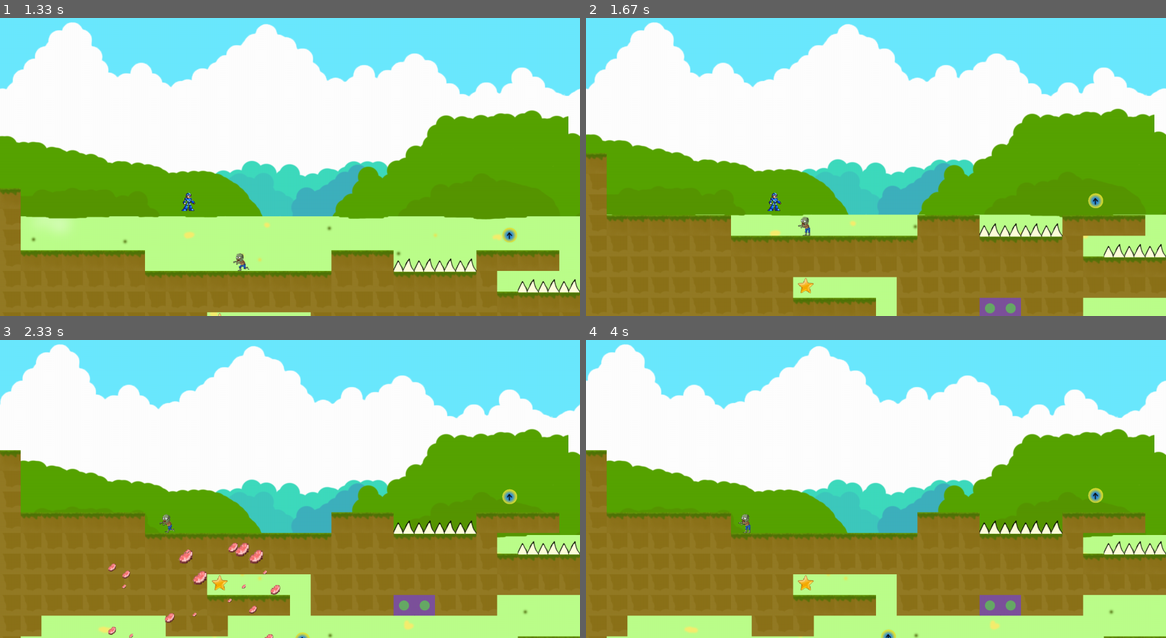
Above: before the commit, frames 1-4 (two rows, left to right).
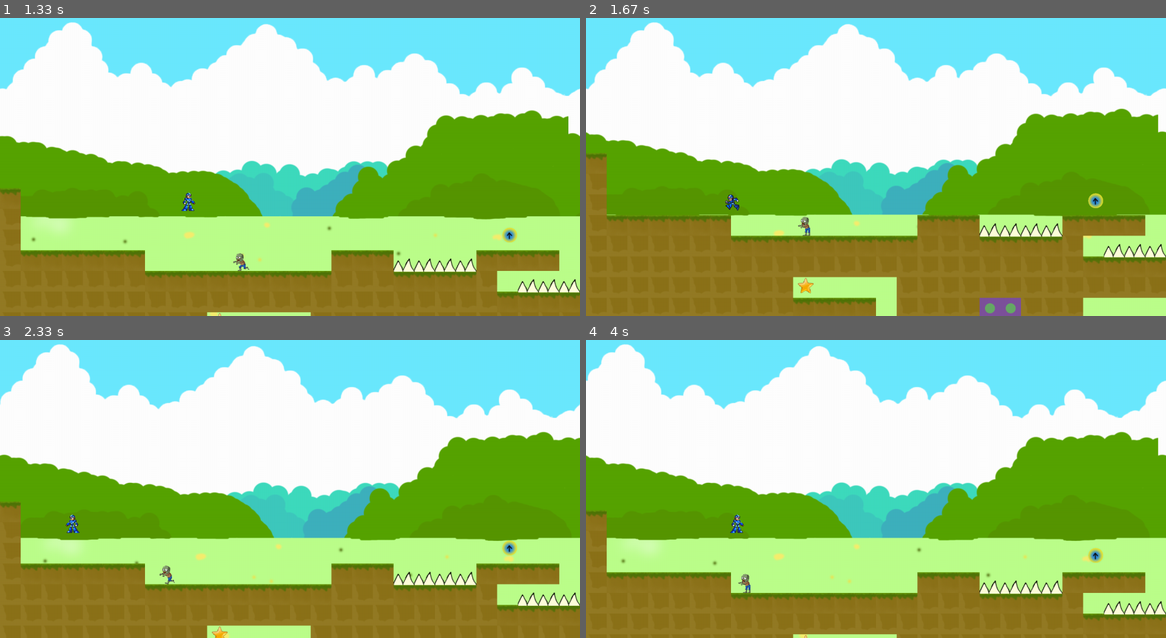
Above: after the commit, the same moments.

Repository: ArtemST2006/pygame-project
Game: pygame game, started from testyurself.py
Two runs of this game, one before a commit and one after it. Both use one fixed random seed, a clock stepped at 60 frames per second and the inputs below.
Inputs:
- Up to frame 1 (1.33 s): hold Right 0.33-0.8 s; hold Right 0.83-1.3 s; tap Space at 0.9, 1.2 s
- Up to frame 2 (1.67 s): hold A from 1.33 s (still down); tap Space at 1.4 s
- Up to frame 3 (2.33 s): tap Space at 1.7, 1.97, 2.27 s; release A at 1.87 s; hold Left 1.9-2.3 s
- Up to frame 4 (4 s): hold D 2.33-2.97 s; tap Space at 2.4, 2.7, 3.07, 3.37, 3.57, 3.87 s; hold Left 3-3.47 s; hold D 3.5-3.97 s

Frame 1 is identical in both runs. In frame 2, 1.5% of the frame differs, in the area x 0-100%, y 30-75%; in frame 3, 30%; in frame 4, 30%, in the area x 0-100%, y 29-100%.

Commit message:
Добавлено управление через WASD

Diff:
--- a/testyurself.py
+++ b/testyurself.py
@@ -210,12 +210,12 @@
         dy = 0
 
         keys = pygame.key.get_pressed()
-        if keys[pygame.K_LEFT]:
+        if keys[pygame.K_LEFT] or keys[pygame.K_a]:
             dx += -10
             self.count += 1
             self.image = A_PLAYER_L[self.count % len(A_PLAYER_L)]
             self.left = True
-        elif keys[pygame.K_RIGHT]:
+        elif keys[pygame.K_RIGHT] or keys[pygame.K_d]:
             dx += 10
             self.count += 1
             self.image = A_PLAYER_R[self.count % len(A_PLAYER_R)]
